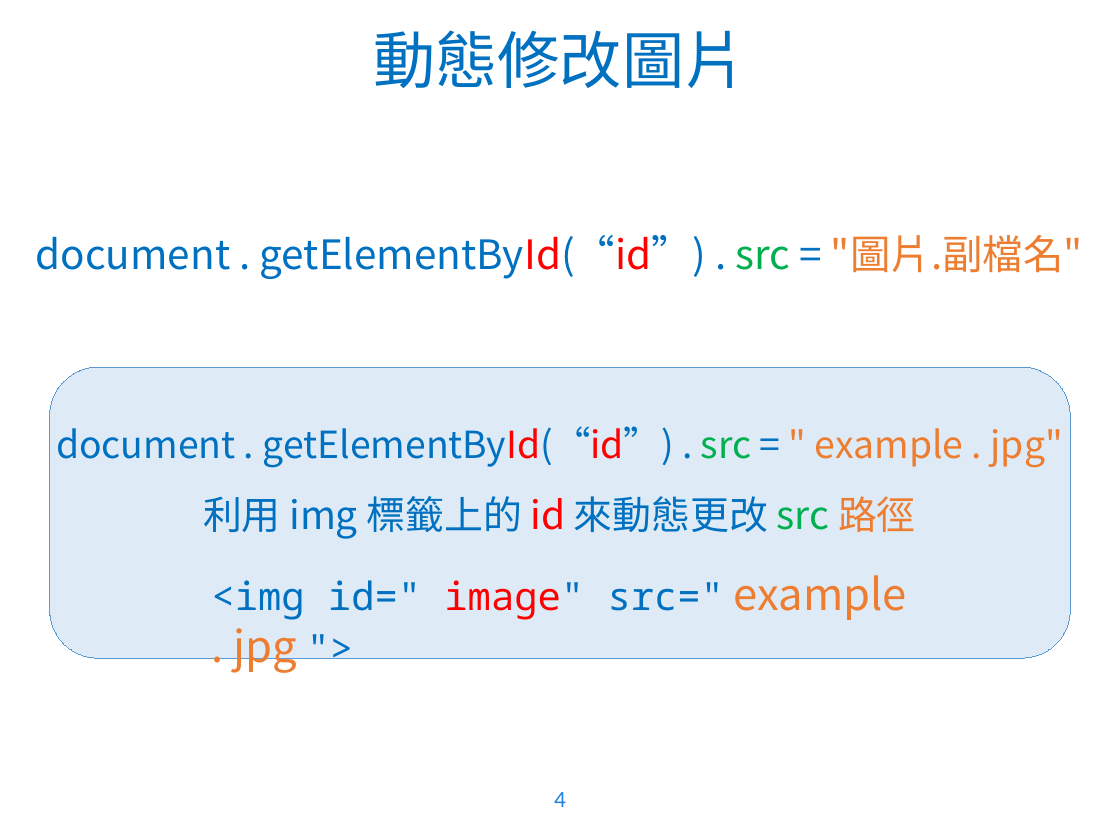
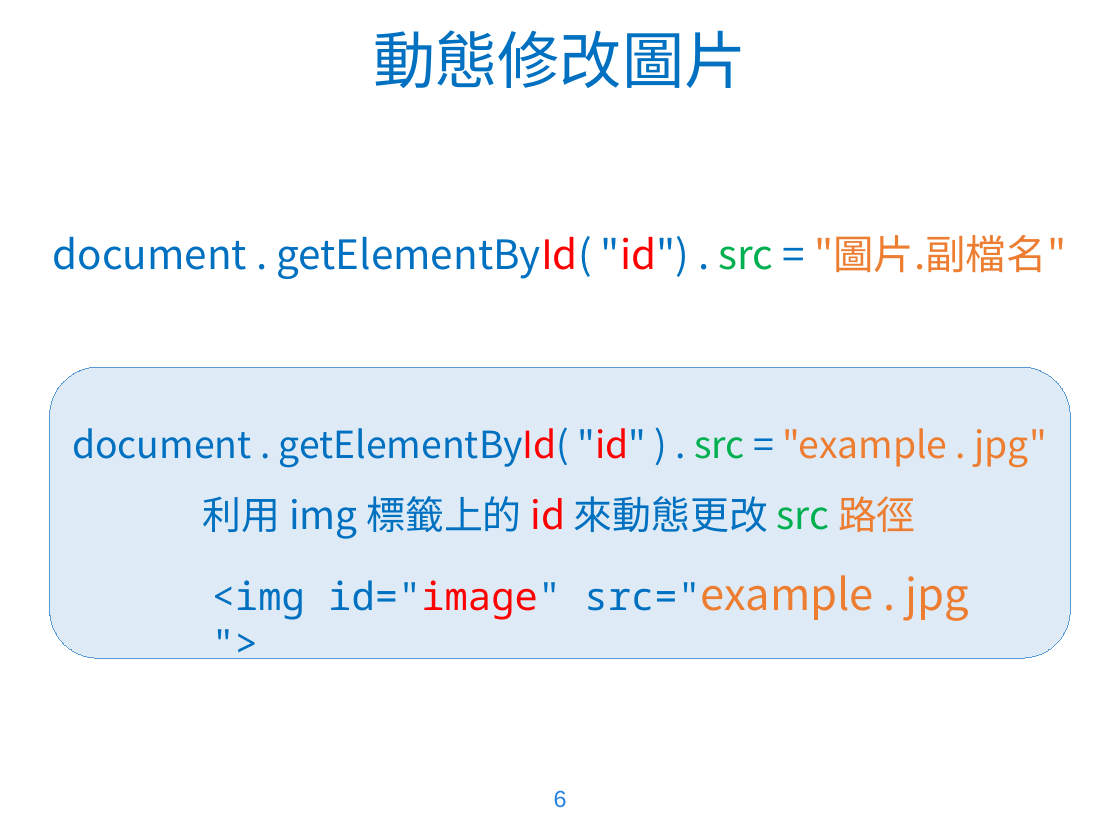
Before and after one commit to WaRTanKE7/WebClubData, a slide deck: slide 6 of 教學簡報/JavaScript - 3.pptx (slide 4 before the commit). Drawn at 1120x840 pixels with LibreOffice and Linux fonts; fonts in the diff are those of the drawing; background and template pictures are left out. Boxes give left, top, right and bottom in pixels: in the first picture for what was removed or moved away, otherwise in the second. Text is boxed around its words. In the diff, an @@ line names an element or a change of style, - is before the commit and + after.

Commit message:
ppt update and ex code update

```diff
--- a/教學簡報/JavaScript - 3.pptx
+++ b/教學簡報/JavaScript - 3.pptx
@@ text at [52,235,1066,279]: text changed @@
-document . getElementById(“id”) . src = "圖片.副檔名"
+document . getElementById( "id") . src = "圖片.副檔名"
@@ rounded rectangle at [49,367,1070,659]: proportions changed @@
@@ text at [72,427,1047,468]: text changed @@
-document . getElementById(“id”) . src = " example . jpg"
+document . getElementById( "id" ) . src = "example . jpg"
@@ text at [212,575,970,621]: spaces changed @@
-<img id=" image" src=" example . jpg ">
+<img id="image" src="example . jpg ">
@@ page number removed at [554,792,566,807] @@
-4
@@ page number added at [554,790,567,808], 15 pt, text #2582E1 @@
+6
```
Also in this commit, not shown: 10 other slides changed, 10 other files.
